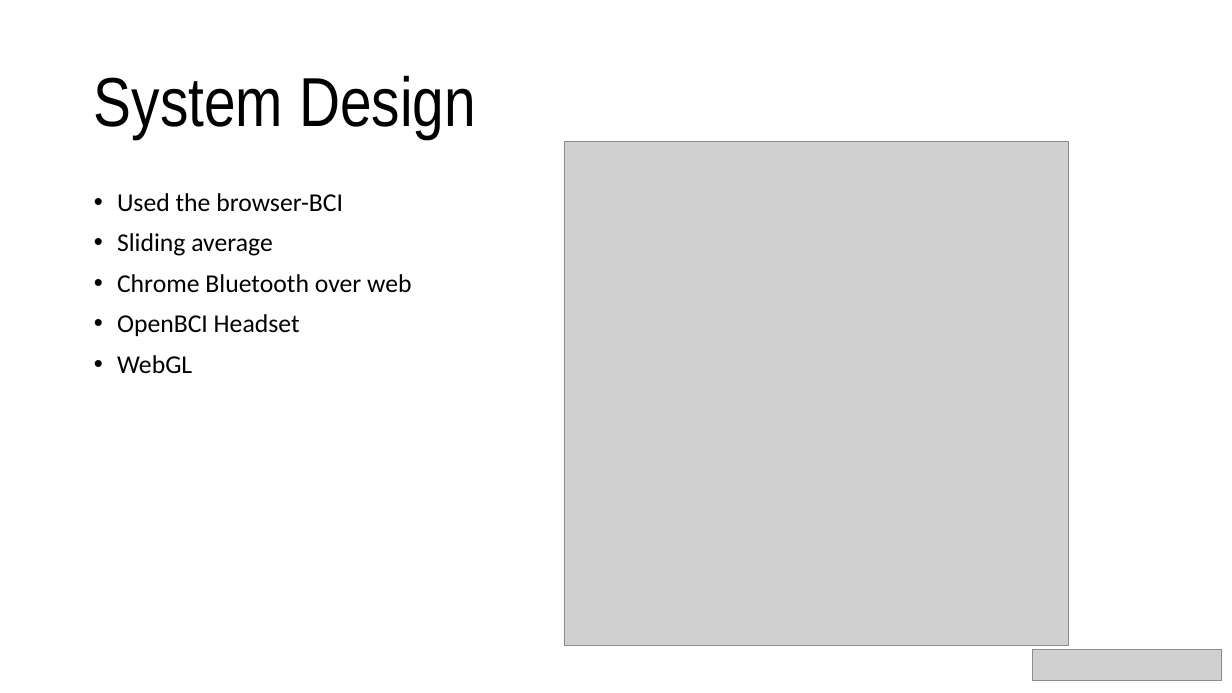
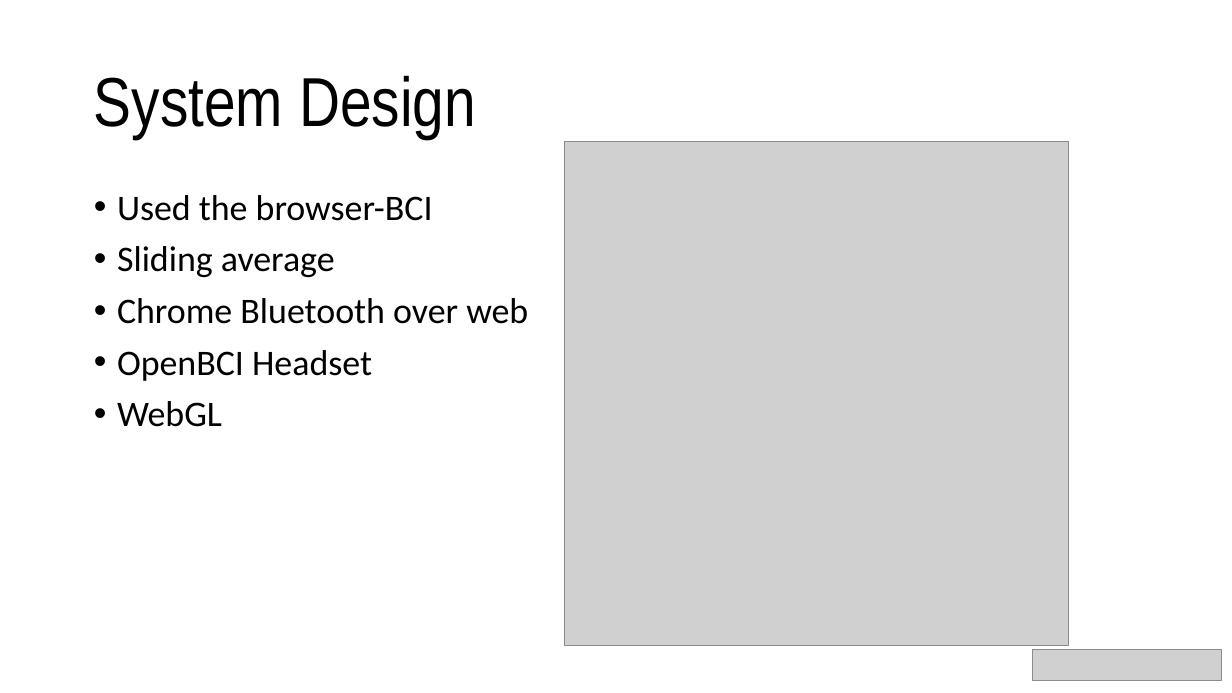
Before and after one commit to gershGit/BCI-Final-Project, a slide deck: slide 6 of presentation.pptx (slide 5 before the commit). Drawn at 1232x693 pixels with LibreOffice and Linux fonts; fonts in the diff are those of the drawing; grey boxes stand for pictures. Boxes give left, top, right and bottom in pixels: in the first picture for what was removed or moved away, otherwise in the second. Text is boxed around its words. In the diff, an @@ line names an element or a change of style, - is before the commit and + after.

```diff
--- a/presentation.pptx
+++ b/presentation.pptx
@@ text "Used the browser-BCI" at (x1=117, y1=195, x2=528, y2=427): size 20 to 28 pt @@
```
Also in this commit, not shown: 3 other slides changed, 1 slide added.
